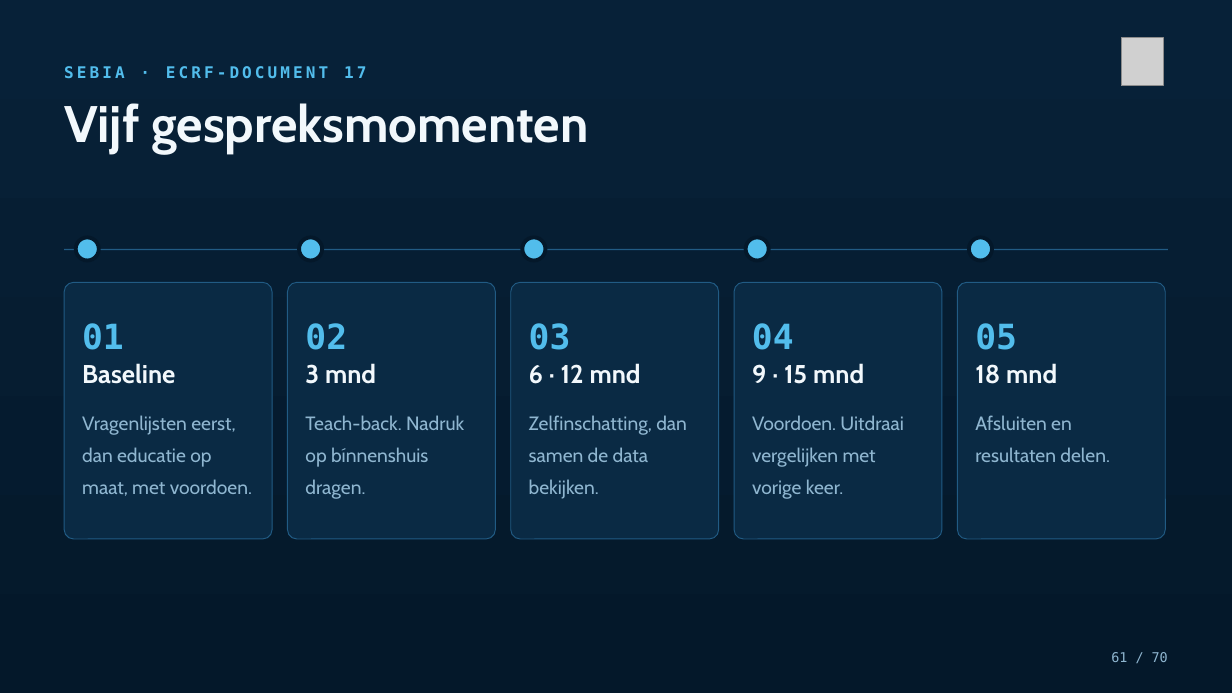
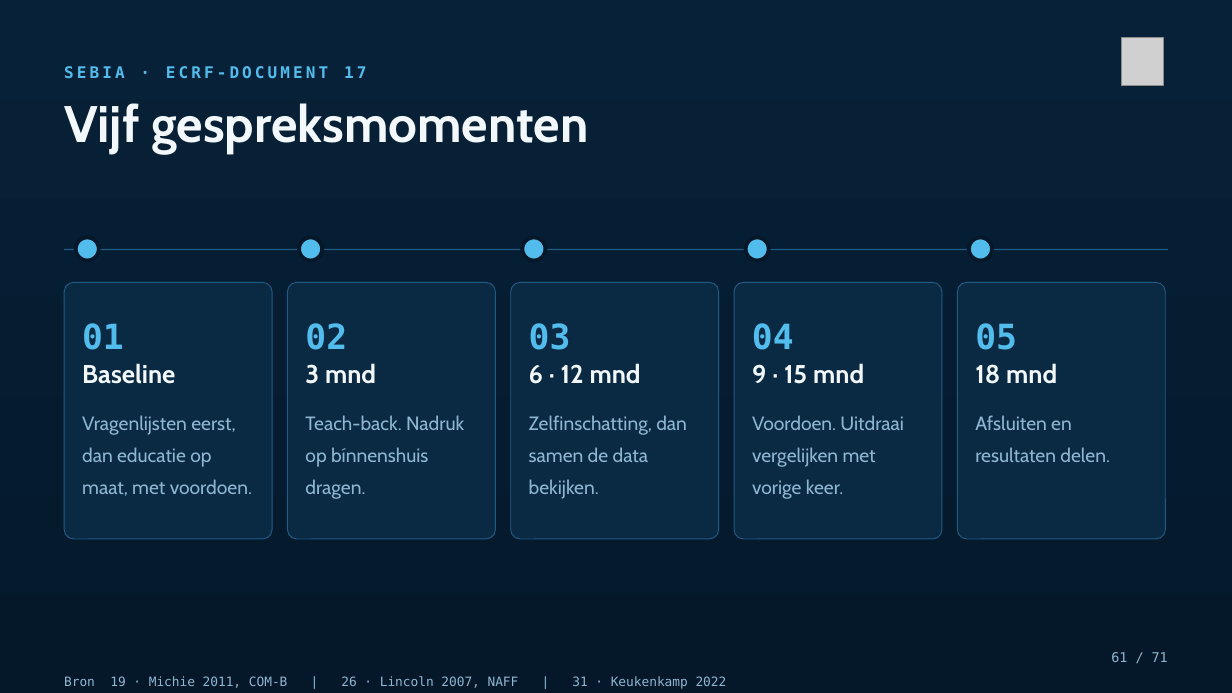
Before and after one commit to Dellfs/paradise-project, a slide deck: slide 61 of PARADISE_presentatie/PARADISE_opleidingssessie_voetklinieken.pptx. Drawn at 1232x693 pixels with LibreOffice and Linux fonts; fonts in the diff are those of the drawing; grey boxes stand for pictures. Boxes give left, top, right and bottom in pixels: in the first picture for what was removed or moved away, otherwise in the second. Text is boxed around its words. In the diff, an @@ line names an element or a change of style, - is before the commit and + after.

```diff
--- a/PARADISE_presentatie/PARADISE_opleidingssessie_voetklinieken.pptx
+++ b/PARADISE_presentatie/PARADISE_opleidingssessie_voetklinieken.pptx
@@ text at (1111, 652, 1168, 662): text changed @@
-61 / 70
+61 / 71
@@ text added at (64, 676, 727, 689), 10 pt, text #8FB6D0 @@
+Bron 19 · Michie 2011, COM-B | 26 · Lincoln 2007, NAFF | 31 · Keukenkamp 2022
```
Also in this commit, not shown: 65 other slides changed, 1 slide added, 11 other files.
